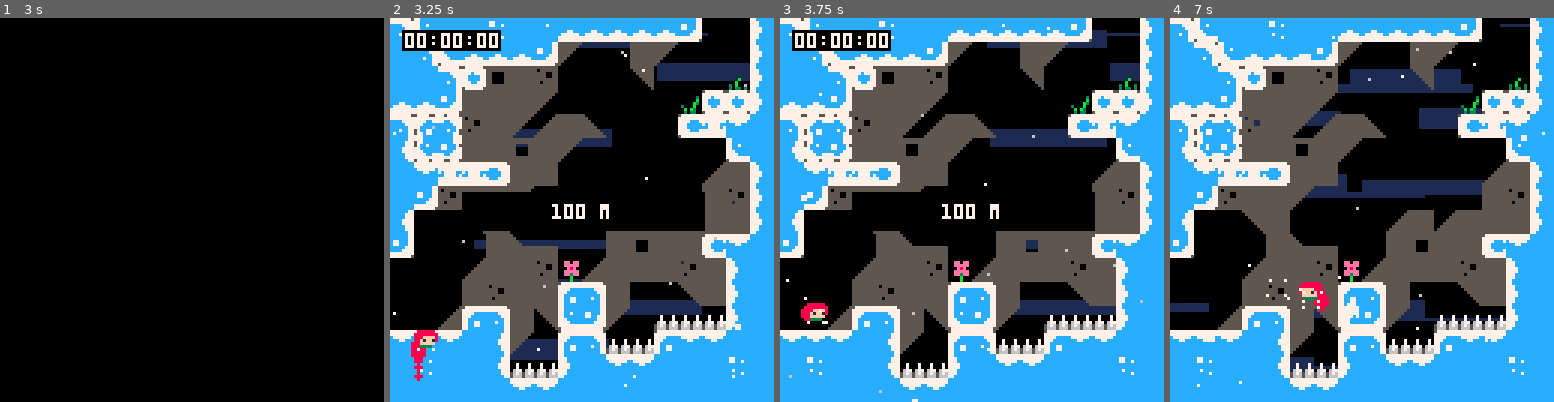
Above: before the commit, frames 1-4 (left to right).
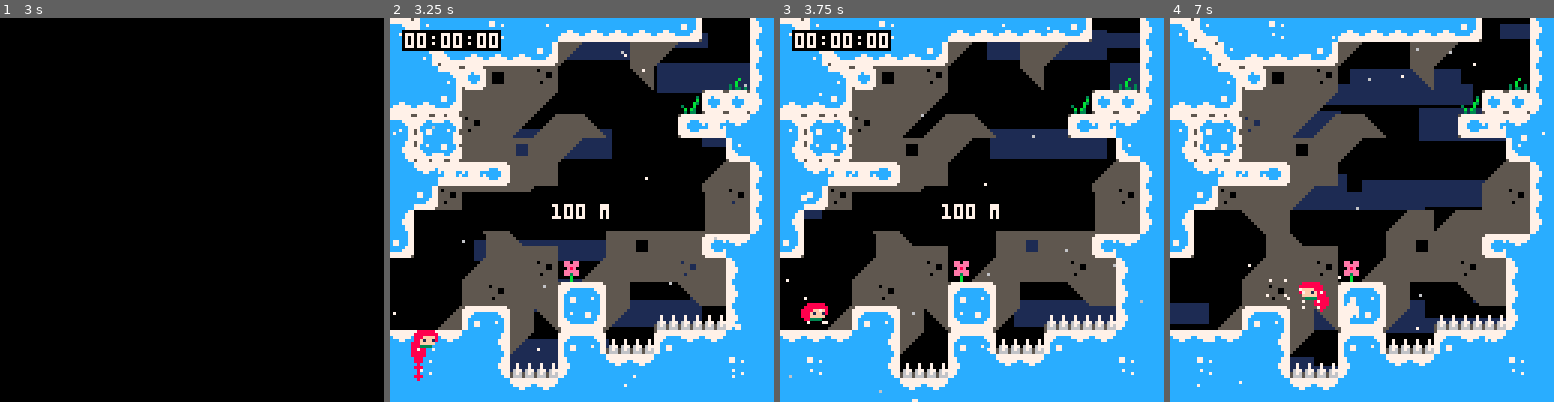
Above: after the commit, the same moments.

Repository: CelesteClassic/smalleste
Game: PICO-8 cartridge smalleste.p8
The game is run twice, just before and just after one commit, with the same random seed, the same clock (stepped at 60 frames per second) and the same inputs.
Inputs:
- Up to frame 1 (3 s): tap X (X key) at 0.33, 1.07, 1.85, 2.97 s; tap O (Z key) at 0.7, 1.7, 2.1, 2.5, 2.9 s; hold Right 1.6-2.1 s; hold Up 2.15-2.42 s; hold Right from 2.47 s (still down)
- Up to frame 2 (3.25 s): release Right at 3.03 s; hold Left from 3.08 s (still down)
- Up to frame 3 (3.75 s): tap O (Z key) at 3.3, 3.7 s; release Left at 3.58 s; hold Down from 3.63 s (still down)
- Up to frame 4 (7 s): release Down at 3.97 s; hold Right 4.02-4.68 s; tap X (X key) at 4.08, 5.2, 6.32 s; tap O (Z key) every 0.4 s from 4.1 to 6.9 s; hold Up 4.73-5.03 s; hold Left 5.08-5.68 s; hold Down 5.73-6.03 s; hold Right 6.08-6.58 s; hold Right from 6.63 s (still down)

Frame 1 is identical in both runs. In frame 2, 3.1% of the frame differs, in the area x 21-94%, y 4-93%; in frame 3, 2.7%; in frame 4, 4.3%, in the area x 0-94%, y 2-93%.

Commit message:
Fixed bg clouds and dead particle discrepancy

Diff:
--- a/smalleste.p8
+++ b/smalleste.p8
@@ -1097,7 +1097,7 @@
   if not is_title() then
     foreach(clouds, function(c)
       c.x+=c.spd
-      crectfill(c.x,c.y,c.x+c.w,c.y+12-c.w/64*12,new_bg and 14 or 1)
+      crectfill(c.x,c.y,c.x+c.w,c.y+16-c.w*0.1875,new_bg and 14 or 1)
       if c.x>128 then
         c.x=-c.w
         c.y=rnd(120)
@@ -1150,7 +1150,7 @@
     if p.t<=0 then
       del(dead_particles,p)
     end
-    crectfill(p.x-p.t,p.y-p.t,p.x+p.t,p.y+p.t,14+p.t%2)
+    crectfill(p.x-p.t,p.y-p.t,p.x+p.t,p.y+p.t,14+p.t*5%2)
   end)
 
   -- credits
